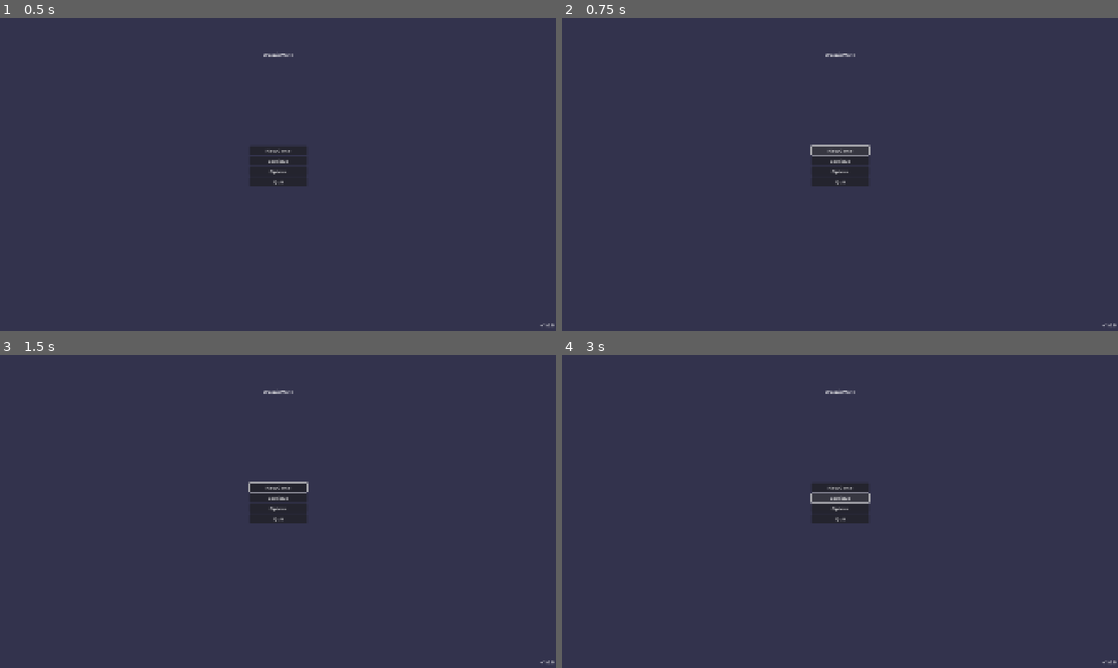
Above: before the commit, frames 1-4 (two rows, left to right).
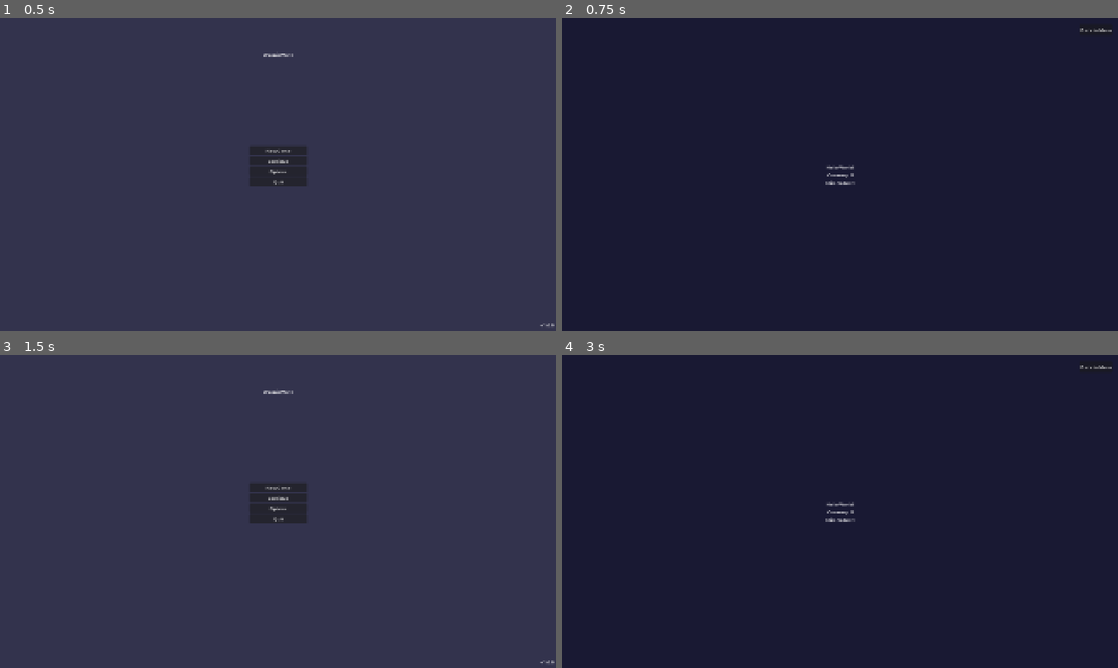
Above: after the commit, the same moments.

Repository: aaronleebrooks/weenieworld
Game: Godot game, scene res://scenes/main_menu/MainMenu.tscn
The game is run twice, just before and just after one commit, with the same random seed, the same clock (stepped at 60 frames per second) and the same inputs.
Inputs (mouse positions are in pixels of both pictures, inside the frame that each line leads up to):
- Up to frame 1 (0.5 s): no input
- Up to frame 2 (0.75 s): click "New Game" at 0.5 s
- Up to frame 3 (1.5 s): click (533, 367) at 1.25 s, where only the run after the commit has a clickable "Back to Menu"
- Up to frame 4 (3 s): click "New Game" at 2 s; click (840, 498) at 2.75 s, where only the run before the commit has a clickable "Continue"

Frame 1 is identical in both runs. In frame 2, 99% of the frame differs, in the area x 0-100%, y 0-100%; in frame 3, 0.1%; in frame 4, 99%.
Error before the commit: Parse Error: Class "GameManager" hides an autoload singleton. (res://scripts/autoload/GameManager.gd:2)
Error after the commit: Invalid access to property or key 'current_scene_changed' on a base object of type 'SceneTree'. (res://scripts/autoload/GameManager.gd:22)

Commit message:
Fix autoload script errors - remove class_name conflicts and fix autoload references

Diff:
--- a/scenes/game/Game.gd
+++ b/scenes/game/Game.gd
@@ -12,12 +12,12 @@
 
 func _on_back_button_pressed():
 	print("Returning to main menu...")
-	GameManager.return_to_main_menu()
+	get_node("/root/GameManager").return_to_main_menu()
 
 func display_game_data():
 	# Show current currency and other game data
-	var currency = GameManager.get_game_data("currency", 0)
-	var click_value = GameManager.get_game_data("click_value", 1)
+	var currency = get_node("/root/GameManager").get_game_data("currency", 0)
+	var click_value = get_node("/root/GameManager").get_game_data("click_value", 1)
 
 	hello_world_label.text = "Hello World!\nCurrency: %d\nClick Value: %d" % [currency, click_value]
 
--- a/scenes/main_menu/MainMenu.gd
+++ b/scenes/main_menu/MainMenu.gd
@@ -17,11 +17,11 @@
 
 func _on_new_game_pressed():
 	print("Starting new game...")
-	GameManager.start_new_game()
+	get_node("/root/GameManager").start_new_game()
 
 func _on_continue_pressed():
 	print("Continuing game...")
-	GameManager.continue_game()
+	get_node("/root/GameManager").continue_game()
 
 func _on_options_pressed():
 	print("Opening options...")
@@ -31,11 +31,11 @@
 
 func _on_quit_pressed():
 	print("Quitting game...")
-	GameManager.quit_game()
+	get_node("/root/GameManager").quit_game()
 
 func update_continue_button():
 	# Check if save file exists and update continue button
-	if GameManager.save_system.has_save_file():
+	if get_node("/root/SaveSystem").has_save_file():
 		continue_button.disabled = false
 		continue_button.text = "Continue"
 	else:
--- a/scripts/autoload/GameManager.gd
+++ b/scripts/autoload/GameManager.gd
@@ -1,9 +1,7 @@
 extends Node
-class_name GameManager
 
 # Game state
 var current_scene: Node
-var save_system: SaveSystem
 var game_data: Dictionary
 
 # Scene paths
@@ -17,26 +15,22 @@
 signal scene_changed(scene_name: String)
 
 func _ready():
-	# Initialize save system
-	save_system = SaveSystem.new()
-	save_system.save_data_loaded.connect(_on_save_data_loaded)
-
 	# Load initial save data
-	game_data = save_system.get_save_data()
+	game_data = get_node("/root/SaveSystem").get_save_data()
 
 	# Set up scene change handling
 	get_tree().current_scene_changed.connect(_on_scene_changed)
 
 # Start a new game
 func start_new_game():
-	game_data = save_system.new_game()
+	game_data = get_node("/root/SaveSystem").new_game()
 	change_scene(GAME_SCENE)
 	emit_signal("game_started")
 
 # Continue existing game
 func continue_game():
-	if save_system.has_save_file():
-		game_data = save_system.get_save_data()
+	if get_node("/root/SaveSystem").has_save_file():
+		game_data = get_node("/root/SaveSystem").get_save_data()
 		change_scene(GAME_SCENE)
 		emit_signal("game_started")
 	else:
@@ -46,7 +40,7 @@
 func change_scene(scene_path: String):
 	# Save current game state if in game scene
 	if current_scene and current_scene.scene_file_path == GAME_SCENE:
-		save_system.save_game()
+		get_node("/root/SaveSystem").save_game()
 
 	# Change scene
 	get_tree().change_scene_to_file(scene_path)
@@ -59,13 +53,13 @@
 func quit_game():
 	# Save before quitting
 	if current_scene and current_scene.scene_file_path == GAME_SCENE:
-		save_system.save_game()
+		get_node("/root/SaveSystem").save_game()
 	get_tree().quit()
 
 # Update game data
 func update_game_data(key: String, value):
 	game_data[key] = value
-	save_system.update_save_data(key, value)
+	get_node("/root/SaveSystem").update_save_data(key, value)
 
 # Get game data
 func get_game_data(key: String, default_value = null):
--- a/scripts/autoload/SaveSystem.gd
+++ b/scripts/autoload/SaveSystem.gd
@@ -1,5 +1,4 @@
-extends RefCounted
-class_name SaveSystem
+extends Node
 
 const SAVE_FILE_PATH = "user://weenieworld_save.json"
 const AUTO_SAVE_INTERVAL = 30.0  # seconds
Not shown, added: scenes/game/Game.gd.uid
Not shown, added: scenes/main_menu/MainMenu.gd.uid
Not shown, added: scripts/autoload/GameData.gd.uid
Not shown, added: scripts/autoload/GameManager.gd.uid
Not shown, added: scripts/autoload/SaveSystem.gd.uid
